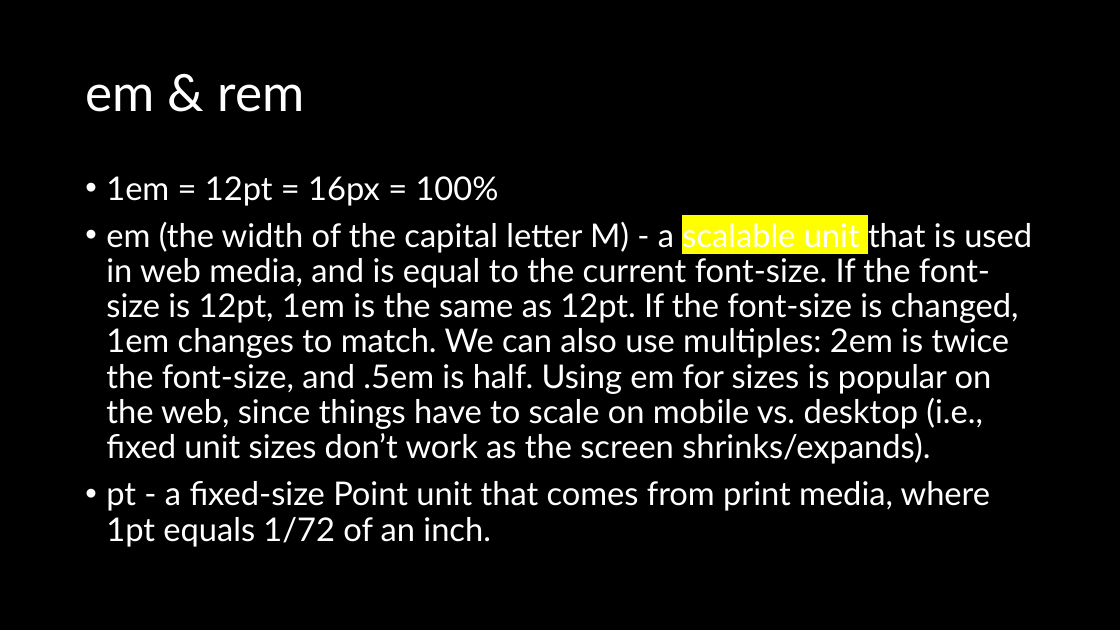
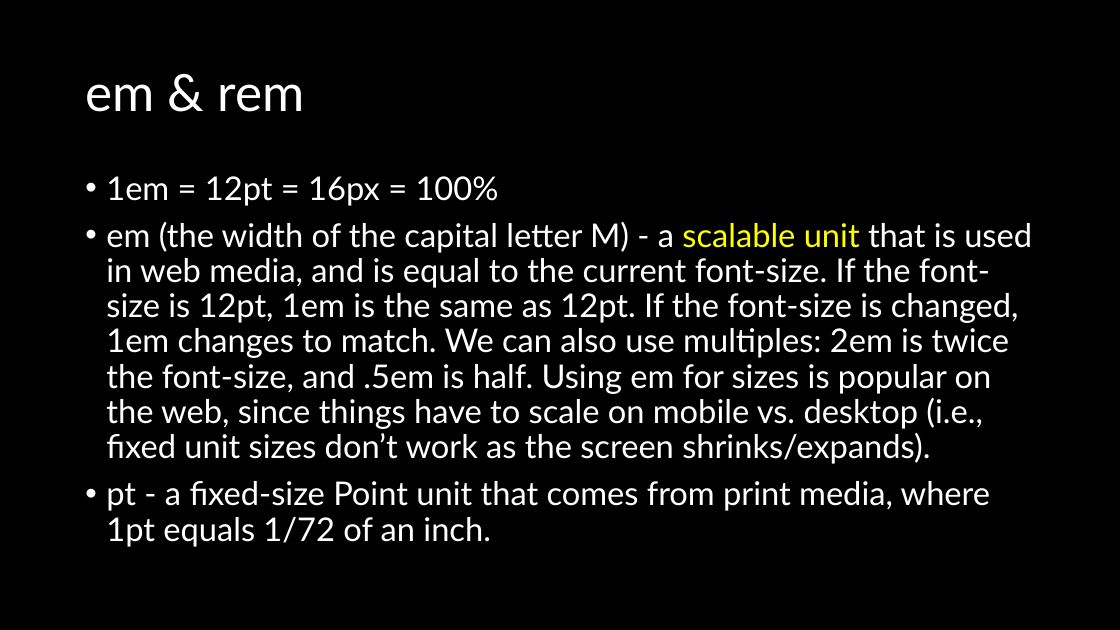
Before and after one commit to natiquekeyin/spring2025, a slide deck: slide 10 of FrontEnd/Week3/Week3.pptx. Drawn at 1120x630 pixels with LibreOffice and Linux fonts; fonts in the diff are those of the drawing. Boxes give left, top, right and bottom in pixels: in the first picture for what was removed or moved away, otherwise in the second. Text is boxed around its words. In the diff, an @@ line names an element or a change of style, - is before the commit and + after.

```diff
--- a/FrontEnd/Week3/Week3.pptx
+++ b/FrontEnd/Week3/Week3.pptx
@@ text at (x1=106, y1=222, x2=1032, y2=464): text colour #FFFFFF to #FFFF00, highlight #FFFF00 to none in "scalable unit" @@
```
Also in this commit, not shown: 2 other files.
